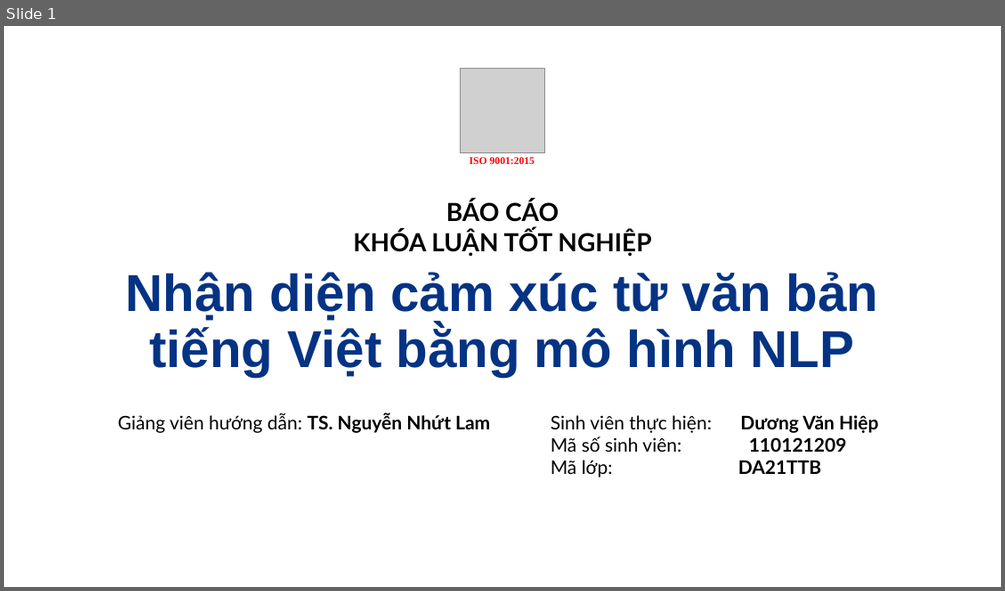
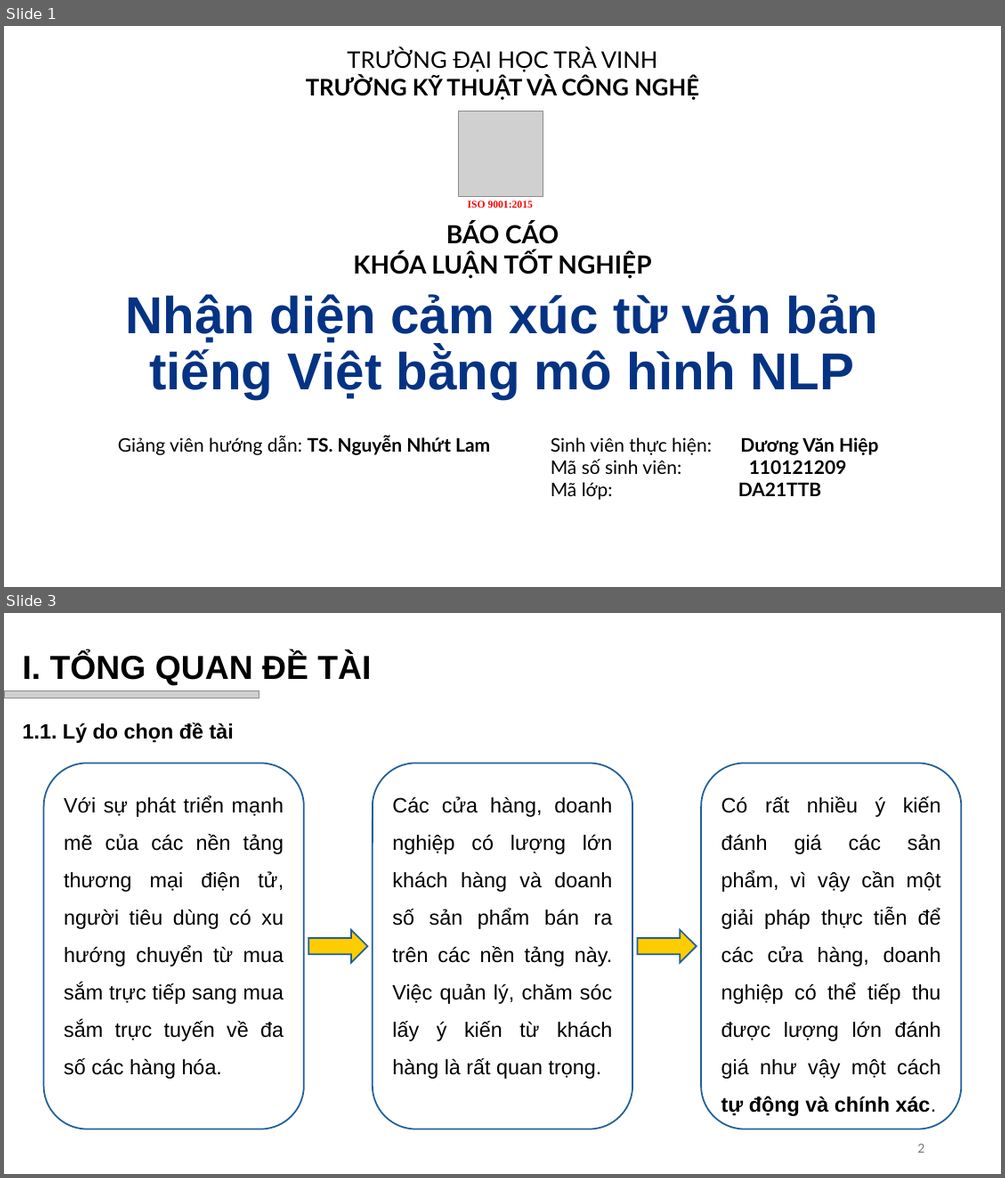
Before and after one commit to vhiepp/tn-da21ttb-110121209-duongvanhiep-sentiment-analysis, a slide deck: docs/pptx/Dương Văn Hiệp_110121209_DA21TTB.pptx. Shown one above the other, each under a label of ours: slide 1 before the commit, slides 1 and 3 after it; the slides between them are not shown. The pictures are 1005x591 and 1005x1178 pixels, drawn with LibreOffice and Linux fonts; fonts in the diff are those of the drawing; grey boxes stand for pictures; background and template pictures are left out. Boxes give left, top, right and bottom in pixels: in the first picture for what was removed or moved away, otherwise in the second. Text is boxed around its words. In the diff, an @@ line names an element or a change of style, - is before the commit and + after.

```diff
--- a/docs/pptx/Dương Văn Hiệp_110121209_DA21TTB.pptx
+++ b/docs/pptx/Dương Văn Hiệp_110121209_DA21TTB.pptx
@@ slide 3 added at (4, 613, 1001, 1174), background #FFFFFF @@
@@ text added at (23, 653, 371, 686), 32 pt, text #000000, bold @@
+I. TỔNG QUAN ĐỀ TÀI
@@ picture added at (4, 690, 259, 698) @@
@@ text added at (23, 722, 234, 743), 20 pt, text #000000, bold @@
+1.1. Lý do chọn đề tài
@@ rounded rectangle added at (44, 763, 304, 1129), fill #FFFFFF, outline #215F9A 1.5 pt, 20 pt, text #000000 @@
+Với sự phát triển mạnh mẽ của các nền tảng thương mại điện tử, người tiêu dùng có xu hướng chuyển từ mua sắm trực tiếp sang mua sắm trực tuyến về đa số các hàng hóa.
@@ rounded rectangle added at (372, 763, 633, 1129), fill #FFFFFF, outline #215F9A 1.5 pt, 20 pt, text #000000 @@
+Các cửa hàng, doanh nghiệp có lượng lớn khách hàng và doanh số sản phẩm bán ra trên các nền tảng này. Việc quản lý, chăm sóc lấy ý kiến từ khách hàng là rất quan trọng.
@@ rounded rectangle added at (701, 763, 961, 1129), fill #FFFFFF, outline #215F9A 1.5 pt, 20 pt, text #000000 @@
+Có rất nhiều ý kiến đánh giá các sản phẩm, vì vậy cần một giải pháp thực tiễn để các cửa hàng, doanh nghiệp có thể tiếp thu được lượng lớn đánh giá như vậy một cách tự động và chính xác.
@@ right arrow added at (308, 930, 367, 963), fill #FFCC00, outline #215F9A 1.5 pt @@
@@ right arrow added at (638, 930, 696, 963), fill #FFCC00, outline #215F9A 1.5 pt @@
@@ page number added at (917, 1143, 924, 1152), 12 pt, text #797979 @@
+2
@@ slide 1 changed as well @@
@@ text added at (306, 48, 699, 100), 22 pt, text #000000, bold @@
+TRƯỜNG ĐẠI HỌC TRÀ VINH
+TRƯỜNG KỸ THUẬT VÀ CÔNG NGHỆ
@@ picture: place and size @@
-picture at (461, 68, 545, 153)
+picture at (458, 111, 543, 197)
@@ text "ISO 9001:2015": place and size @@
-text "ISO 9001:2015" at (469, 157, 534, 164)
+text "ISO 9001:2015" at (468, 200, 533, 208)
@@ 2 texts, 1 subtitle, 1 title: place and size @@
-2 texts, 1 subtitle, 1 title at (118, 200, 879, 477)
+2 texts, 1 subtitle, 1 title at (118, 222, 879, 499)
```
Also in this commit, not shown: 2 other slides added, 2 slides removed, 1 other file.
